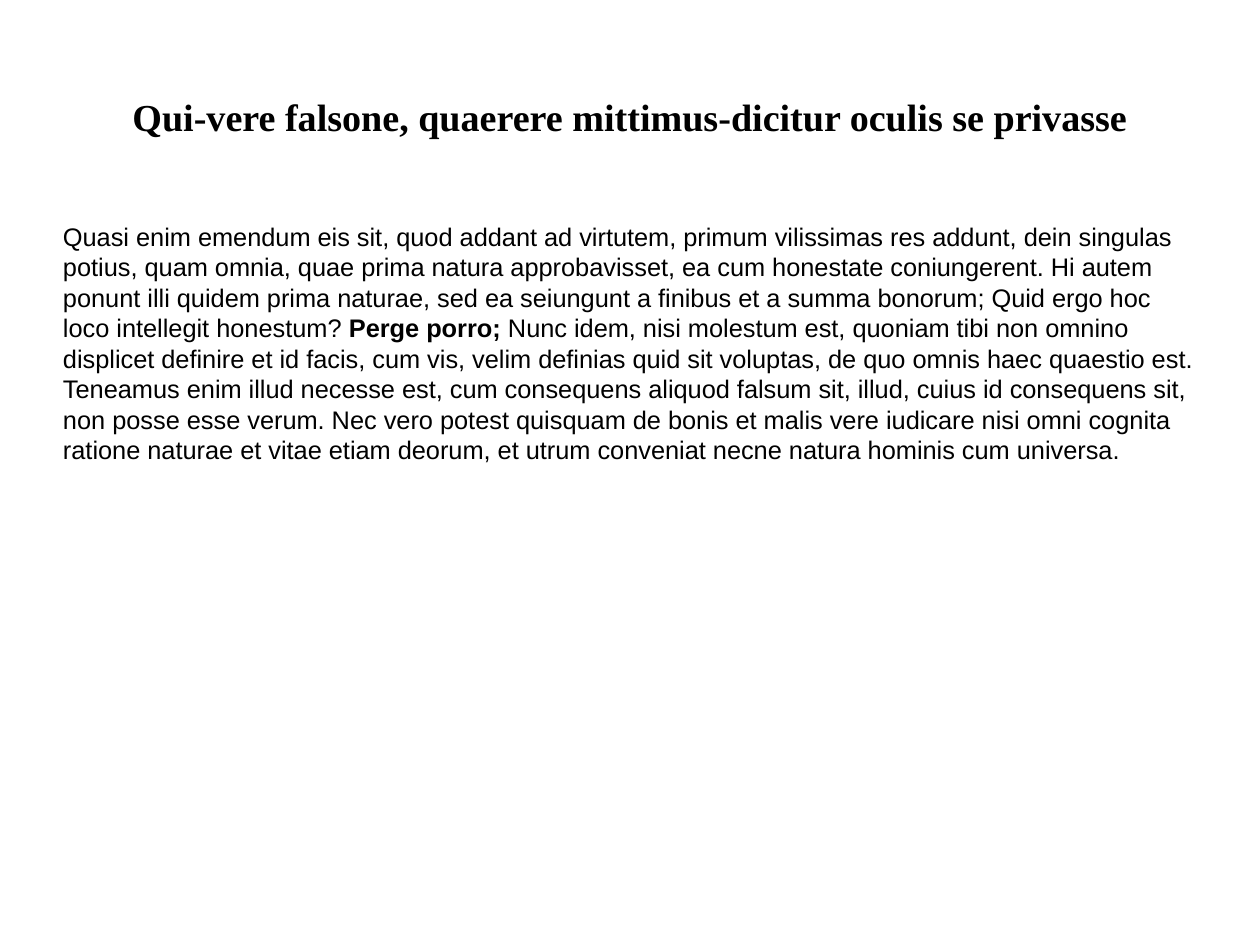
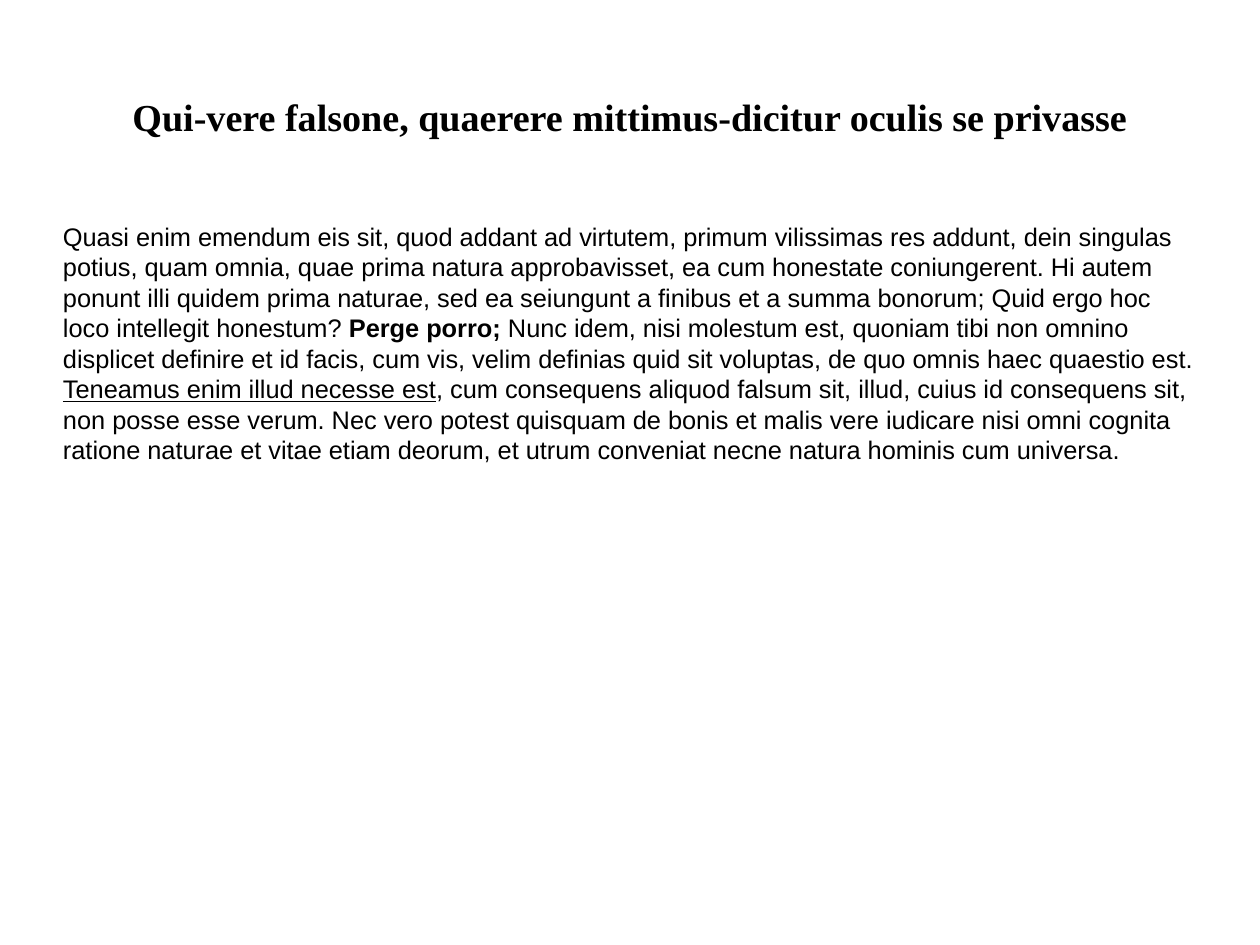
Before and after one commit to vaites/php-apache-tika, a slide deck: slide 2 of samples/sample1.odp. Drawn at 1260x945 pixels with LibreOffice and Linux fonts; fonts in the diff are those of the drawing. Boxes give left, top, right and bottom in pixels: in the first picture for what was removed or moved away, otherwise in the second. Text is boxed around its words. In the diff, an @@ line names an element or a change of style, - is before the commit and + after.

```diff
--- a/samples/sample1.odp
+++ b/samples/sample1.odp
@@ text "Quasi enim emendum eis sit, ..." at (63, 227, 1193, 463): underline on in "Teneamus enim illud necesse est," @@
```
Also in this commit, not shown: 1 other slide changed, 1 other file.
